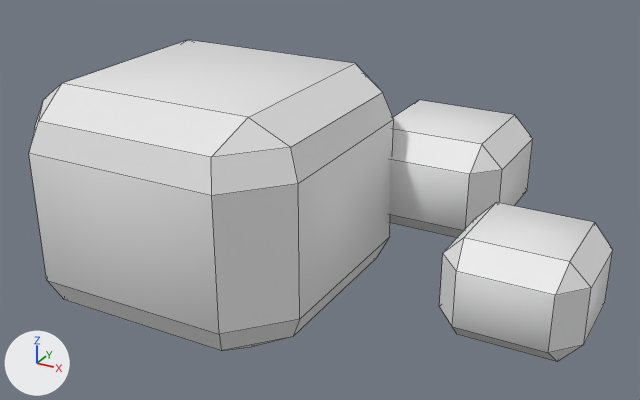
Renders of the OBJ model Assets/WorkAssets/Terrain/Mesh/cloud_02.obj from each side of a commit.
One viewpoint serves both versions: a 50 mm lens placed at (2.04, -4.0, 1.86), pointed at (-0.1, -0.1, -0.09). The axes (+X, +Y, +Z) are drawn at lower left. The lights are the same throughout. Mesh edges are drawn as thin lines. Where no turn or scale is listed for an object, it has been applied to the vertices.

Objects in the first picture: 'cloud_02'.
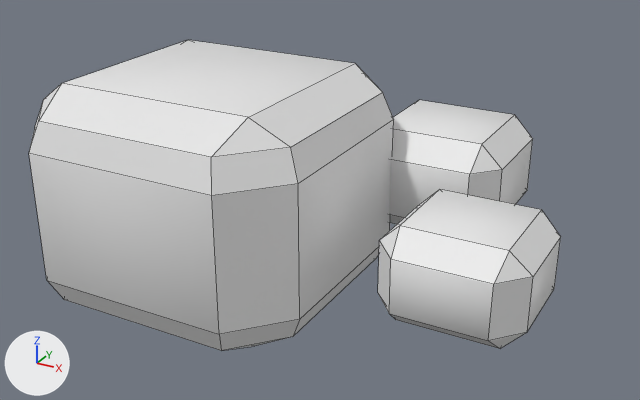
The newer file is also rescaled (x0.818) as a whole; pictures and numbers use the older file's frame.

Diff of the bpy script that builds the scene:
```diff
--- a/Assets/WorkAssets/Terrain/Mesh/cloud_02.obj.py
+++ b/Assets/WorkAssets/Terrain/Mesh/cloud_02.obj.py
@@ me_cloud_02 @@
 me_cloud_02.from_pydata(...)  # 108 vertices, 107 faces; spans x -1.48..1.48, y -1.13..1.13, z -0.61..0.61
 # used by ob_cloud_02; location = (0.0, 0.0, 0.0)
+# me_cloud_02 part 1: the loose piece of 24 vertices spanning x 0.83..1.48, y -0.81..-0.15, z -0.3..0.18 is scaled about its middle by (1.1, 1.1, 0.999), then moved by (-0.27, 0.0, 0.0)
```

Where the change shows, as pixel boxes (x1, y1, x2, y2) in the pictures (640 x 400 px; the box of a moved part takes in the faces that stretch with it):
'cloud_02', reshaped (9% narrower): before (29, 40, 613, 362); after (29, 40, 561, 351)
part 1 of me_cloud_02, moved or reshaped: before (439, 202, 613, 362); after (378, 189, 561, 349)
